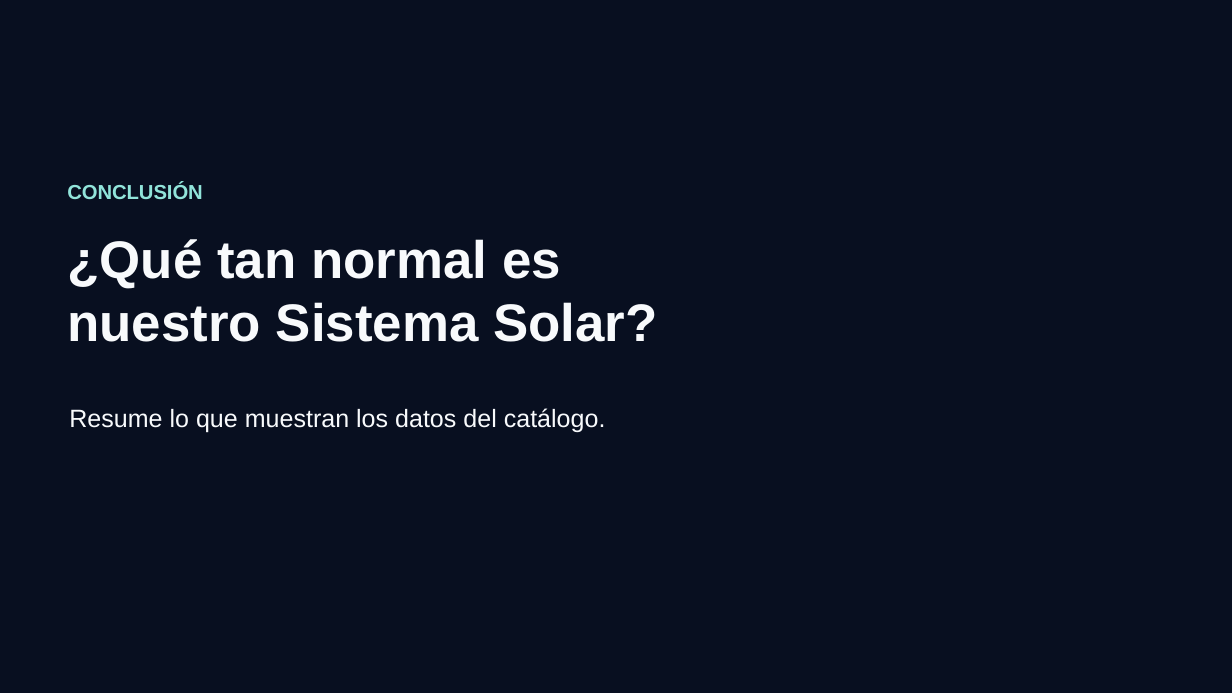
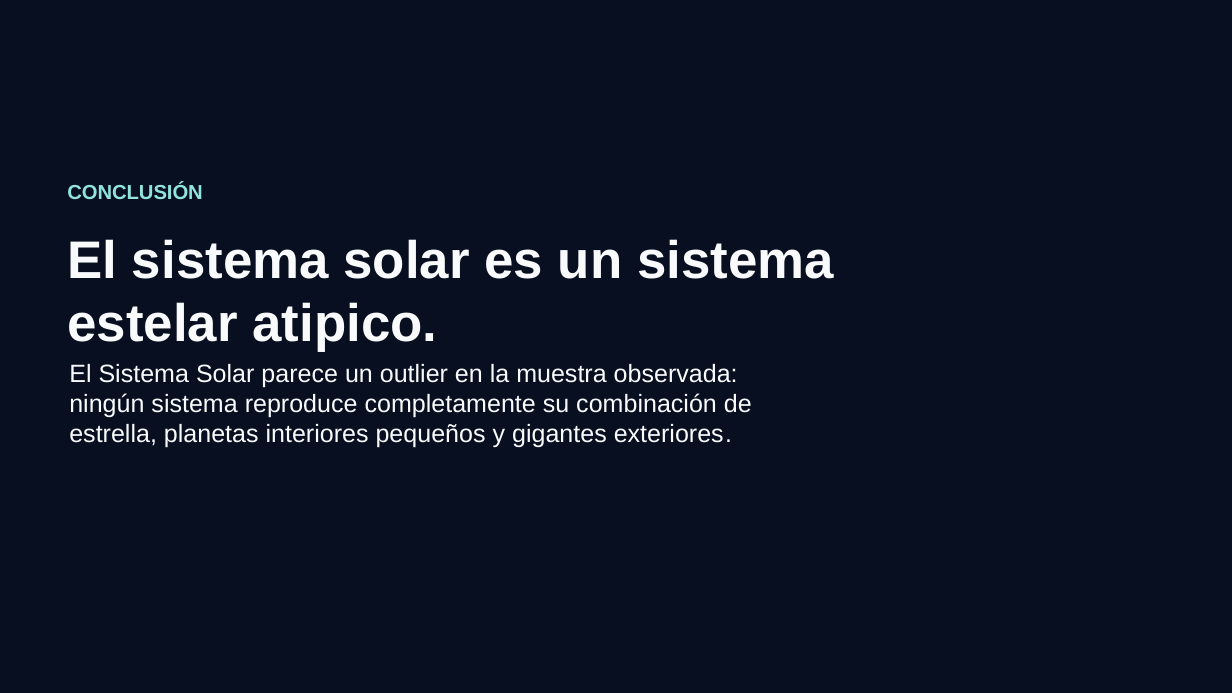
Before and after one commit to AitorMasa/Exoplanetas-y-sistemas-extrasolares, a slide deck: slide 12 of presentacion/Plantilla_Exoplanetas.pptx. Drawn at 1232x693 pixels with LibreOffice and Linux fonts; fonts in the diff are those of the drawing; background and template pictures are left out. Boxes give left, top, right and bottom in pixels: in the first picture for what was removed or moved away, otherwise in the second. Text is boxed around its words. In the diff, an @@ line names an element or a change of style, - is before the commit and + after.

```diff
--- a/presentacion/Plantilla_Exoplanetas.pptx
+++ b/presentacion/Plantilla_Exoplanetas.pptx
@@ text at (x1=67, y1=239, x2=834, y2=352): text changed @@
-¿Qué tan normal es
-nuestro Sistema Solar?
+El sistema solar es un sistema estelar atipico.
@@ text at (x1=69, y1=364, x2=752, y2=448): text changed @@
-Resume lo que muestran los datos del catálogo.
+El Sistema Solar parece un outlier en la muestra observada: ningún sistema reproduce completamente su combinación de estrella, planetas interiores pequeños y gigantes exteriores.
```
Also in this commit, not shown: 5 other slides changed, 9 other files.
